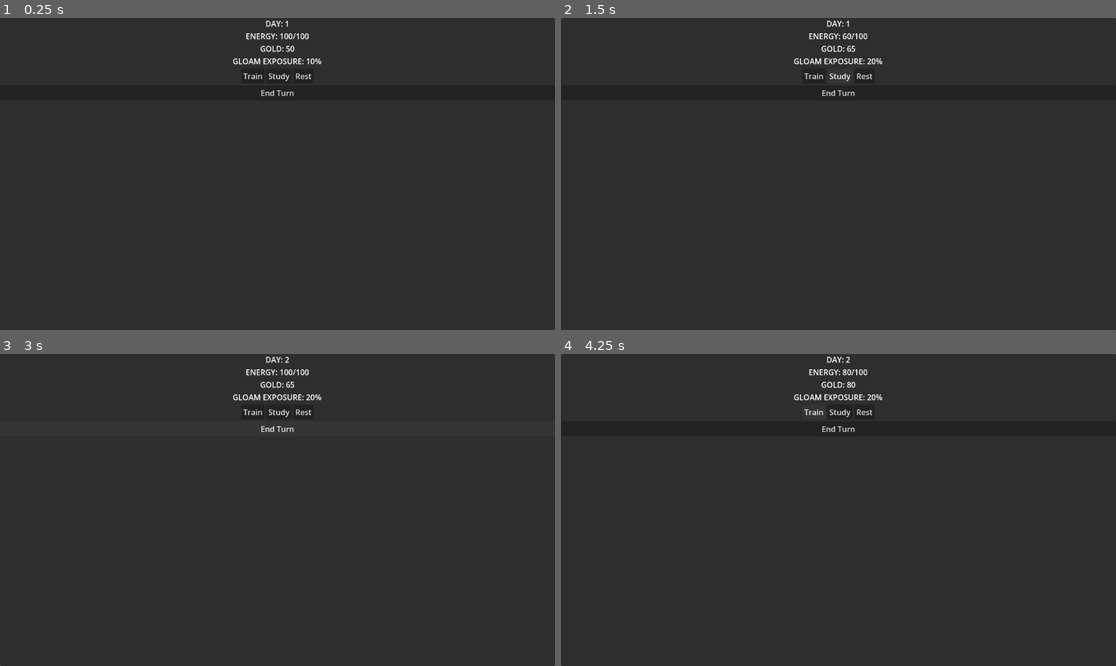
Above: before the commit, frames 1-4 (two rows, left to right).
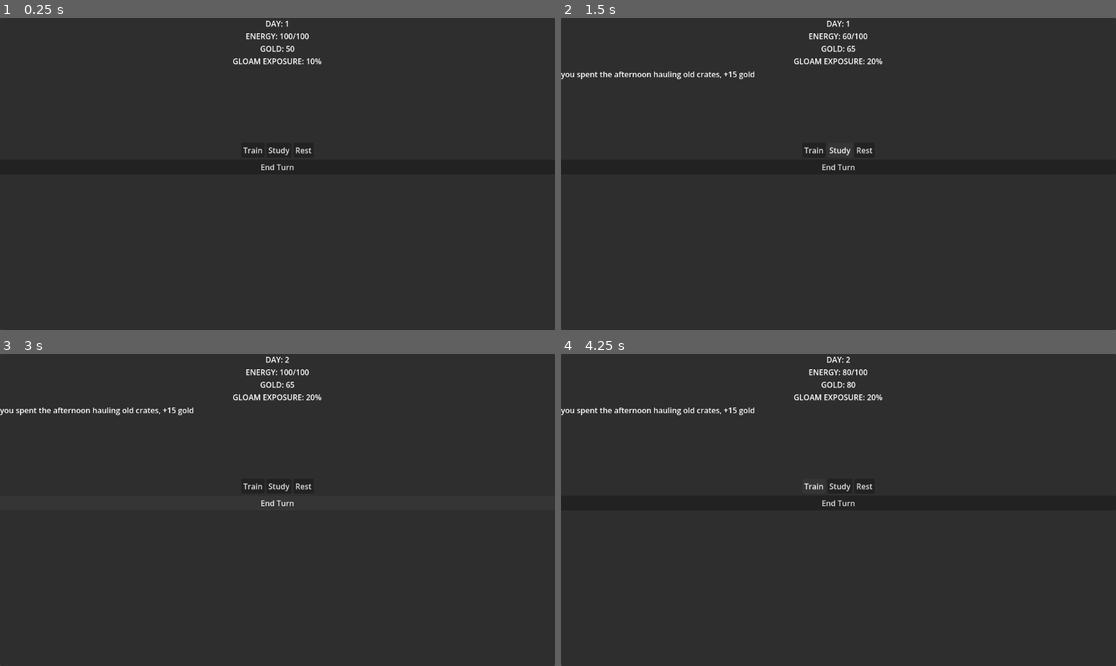
Above: after the commit, the same moments.

Repository: valordye/menu-testing
Game: Godot game, scene res://game_manager.tscn
The game is run twice, just before and just after one commit, with the same random seed, the same clock (stepped at 60 frames per second) and the same inputs. The project has no main scene, so this scene is started directly.
Inputs:
- Up to frame 1 (0.25 s): no input
- Up to frame 2 (1.5 s): click "Train" at 0.5 s; click "Study" at 1.25 s
- Up to frame 3 (3 s): click "Rest" at 2 s; click "End Turn" at 2.75 s
- Up to frame 4 (4.25 s): click "Train" at 3.5 s

The runs differ from the first frame. In frame 1, 0.3% of the frame differs, in the area x 43-57%, y 17-49%; in frame 2, 0.6%; in frame 3, 0.6%, in the area x 0-57%, y 17-49%; in frame 4, 0.6%.

Commit message:
UI testing 2

Diff:
--- a/game_manager.tscn
+++ b/game_manager.tscn
@@ -14,29 +14,36 @@
 grow_horizontal = 2
 grow_vertical = 2
 
-[node name="VBoxContainer" type="VBoxContainer" parent="CanvasLayer/PanelContainer" unique_id=1668562071]
+[node name="MarginContainer" type="MarginContainer" parent="CanvasLayer/PanelContainer" unique_id=1670345343]
 layout_mode = 2
 
-[node name="StatDisplay" type="Label" parent="CanvasLayer/PanelContainer/VBoxContainer" unique_id=783976645]
+[node name="VBoxContainer" type="VBoxContainer" parent="CanvasLayer/PanelContainer/MarginContainer" unique_id=1668562071]
+layout_mode = 2
+
+[node name="StatDisplay" type="Label" parent="CanvasLayer/PanelContainer/MarginContainer/VBoxContainer" unique_id=783976645]
 layout_mode = 2
 horizontal_alignment = 1
 
-[node name="ActionButtons" type="HBoxContainer" parent="CanvasLayer/PanelContainer/VBoxContainer" unique_id=483999771]
+[node name="LogDisplay" type="RichTextLabel" parent="CanvasLayer/PanelContainer/MarginContainer/VBoxContainer" unique_id=1085083493]
+custom_minimum_size = Vector2(0, 150)
+layout_mode = 2
+
+[node name="ActionButtons" type="HBoxContainer" parent="CanvasLayer/PanelContainer/MarginContainer/VBoxContainer" unique_id=483999771]
 layout_mode = 2
 alignment = 1
 
-[node name="TrainButton" type="Button" parent="CanvasLayer/PanelContainer/VBoxContainer/ActionButtons" unique_id=234643091]
+[node name="TrainButton" type="Button" parent="CanvasLayer/PanelContainer/MarginContainer/VBoxContainer/ActionButtons" unique_id=234643091]
 layout_mode = 2
 text = "Train"
 
-[node name="StudyButton" type="Button" parent="CanvasLayer/PanelContainer/VBoxContainer/ActionButtons" unique_id=1921204131]
+[node name="StudyButton" type="Button" parent="CanvasLayer/PanelContainer/MarginContainer/VBoxContainer/ActionButtons" unique_id=1921204131]
 layout_mode = 2
 text = "Study"
 
-[node name="RestButton" type="Button" parent="CanvasLayer/PanelContainer/VBoxContainer/ActionButtons" unique_id=1586710488]
+[node name="RestButton" type="Button" parent="CanvasLayer/PanelContainer/MarginContainer/VBoxContainer/ActionButtons" unique_id=1586710488]
 layout_mode = 2
 text = "Rest"
 
-[node name="EndTurnButton" type="Button" parent="CanvasLayer/PanelContainer/VBoxContainer" unique_id=702840023]
+[node name="EndTurnButton" type="Button" parent="CanvasLayer/PanelContainer/MarginContainer/VBoxContainer" unique_id=702840023]
 layout_mode = 2
 text = "End Turn"
--- a/scripts/game_manager.gd
+++ b/scripts/game_manager.gd
@@ -9,10 +9,12 @@
 
 #reference it to the UI labels so i can update the text on screen
 #when in doubt of a path: drag the node from tree into script by holding CTRL
-@onready var stat_display: Label = $CanvasLayer/PanelContainer/VBoxContainer/StatDisplay
-@onready var train_button: Button = $CanvasLayer/PanelContainer/VBoxContainer/ActionButtons/TrainButton
-@onready var study_button: Button = $CanvasLayer/PanelContainer/VBoxContainer/ActionButtons/StudyButton
-@onready var end_turn_button: Button = $CanvasLayer/PanelContainer/VBoxContainer/EndTurnButton
+@onready var stat_display: Label = $CanvasLayer/PanelContainer/MarginContainer/VBoxContainer/StatDisplay
+@onready var train_button: Button = $CanvasLayer/PanelContainer/MarginContainer/VBoxContainer/ActionButtons/TrainButton
+@onready var study_button: Button = $CanvasLayer/PanelContainer/MarginContainer/VBoxContainer/ActionButtons/StudyButton
+@onready var end_turn_button: Button = $CanvasLayer/PanelContainer/MarginContainer/VBoxContainer/EndTurnButton
+@onready var log_display: RichTextLabel = $CanvasLayer/PanelContainer/MarginContainer/VBoxContainer/LogDisplay
+
 
 func _ready() -> void:
 	#manual signal connection
@@ -27,12 +29,16 @@
 	# %d means "insert an integer here" the array at the end fills them in order
 	stat_display.text = "DAY: %d\nENERGY: %d/100\nGOLD: %d\nGLOAM EXPOSURE: %d%%" % [current_turn, energy, gold, exposure]
 
+	#if energy is less than 20, the button automatically disables itself.
+	train_button.disabled = (energy < 20)
+	study_button.disabled = (energy < 20)
+
 #handling button clicks:
 func _on_train_button_pressed():
 	if energy >=20:
 		energy -= 20
 		gold += 15
-		print("worked, earned gold")
+		log_display.text = "you spent the afternoon hauling old crates, +15 gold"
 		update_ui_text()
 
 func _on_study_button_pressed():
